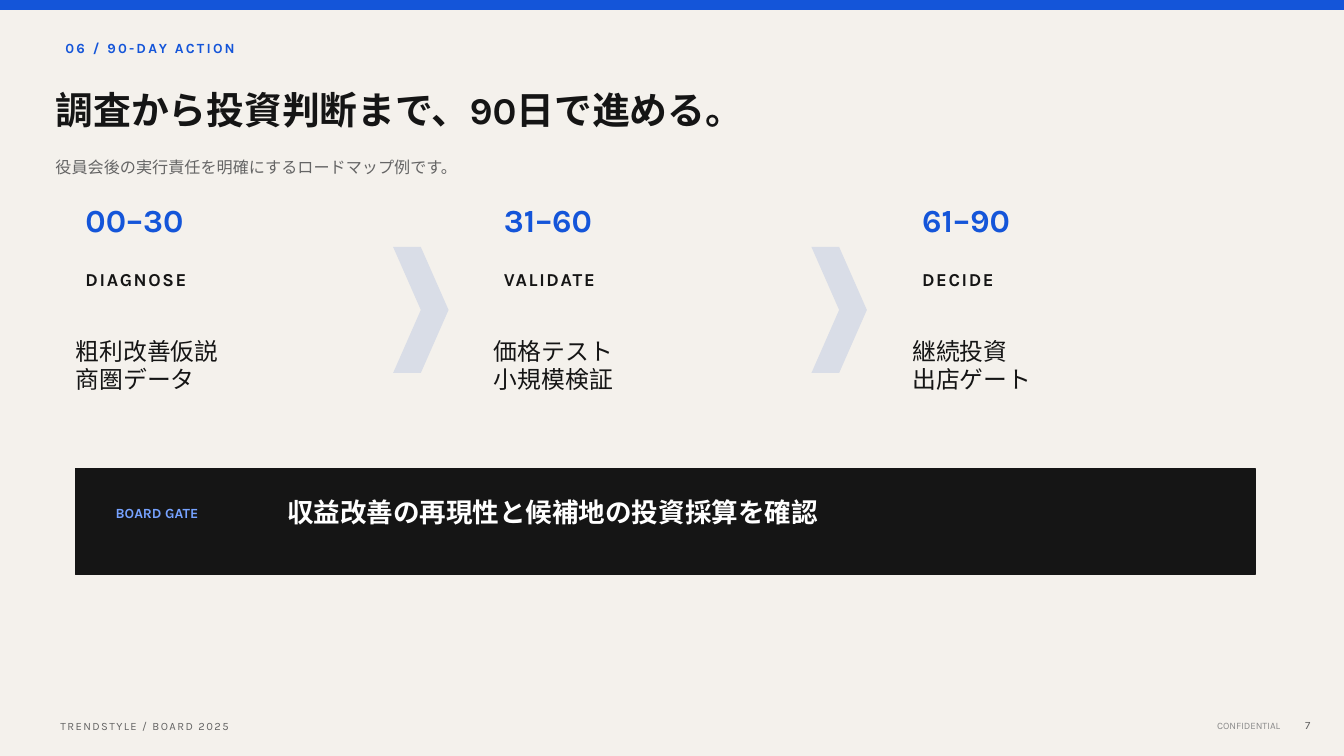
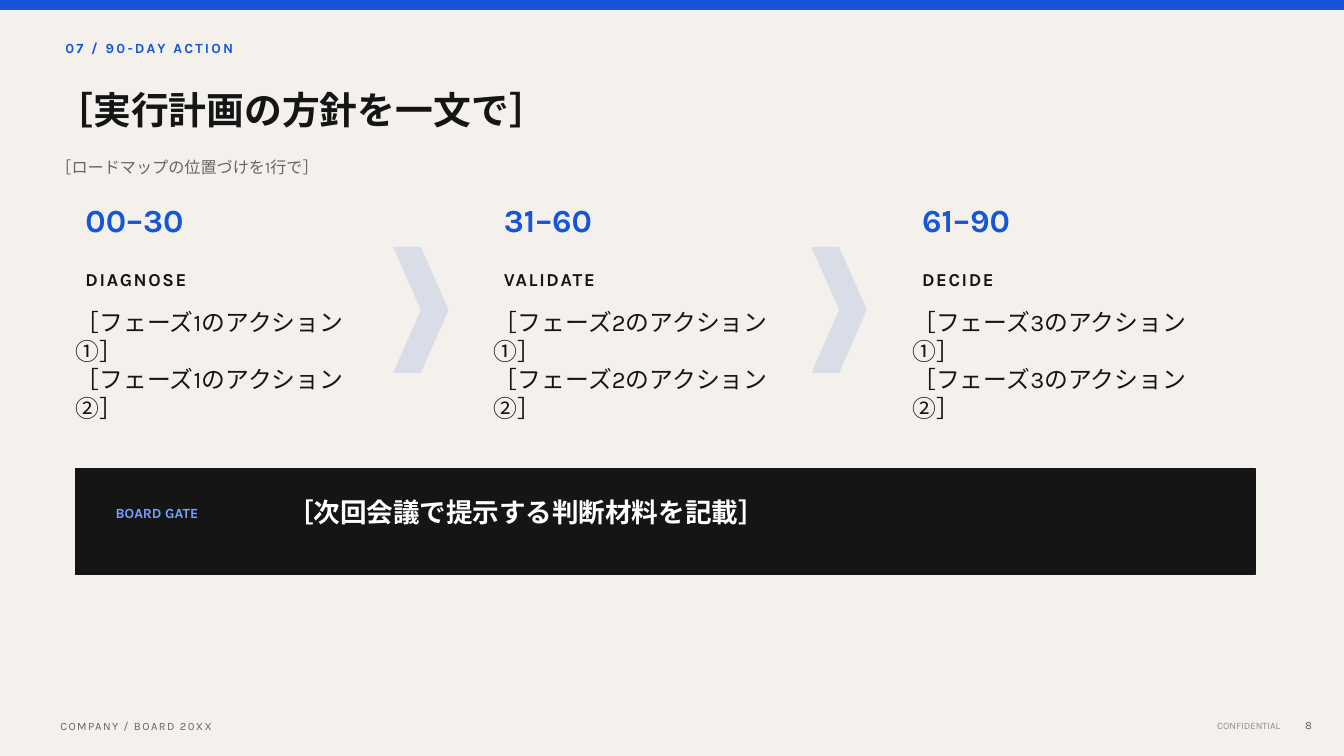
Before and after one commit to takujis/copilot-experience-lab-dev, a slide deck: slide 8 of contents/assets/CXO-12/TrendStyleJapan_2025年度_役員会資料テンプレート.pptx (slide 7 before the commit). Drawn at 1344x756 pixels with LibreOffice and Linux fonts; fonts in the diff are those of the drawing. Boxes give left, top, right and bottom in pixels: in the first picture for what was removed or moved away, otherwise in the second. Text is boxed around its words. In the diff, an @@ line names an element or a change of style, - is before the commit and + after.

```diff
--- a/contents/assets/CXO-12/TrendStyleJapan_2025年度_役員会資料テンプレート.pptx
+++ b/contents/assets/CXO-12/TrendStyleJapan_2025年度_役員会資料テンプレート.pptx
@@ text at box(65, 43, 233, 53): text changed @@
-06 / 90-DAY ACTION
+07 / 90-DAY ACTION
@@ text at box(55, 91, 546, 128): text changed @@
-調査から投資判断まで、90日で進める。
+［実行計画の方針を一文で］
@@ text at box(55, 159, 318, 175): text changed @@
-役員会後の実行責任を明確にするロードマップ例です。
+［ロードマップの位置づけを1行で］
@@ text at box(76, 311, 344, 390): text changed @@
-粗利改善仮説
-商圏データ
+［フェーズ1のアクション①］
+［フェーズ1のアクション②］
@@ text at box(494, 311, 768, 390): text changed @@
-価格テスト
-小規模検証
+［フェーズ2のアクション①］
+［フェーズ2のアクション②］
@@ text at box(912, 311, 1186, 390): text changed @@
-継続投資
-出店ゲート
+［フェーズ3のアクション①］
+［フェーズ3のアクション②］
@@ text at box(287, 499, 765, 525): text changed @@
-収益改善の再現性と候補地の投資採算を確認
+［次回会議で提示する判断材料を記載］
@@ text at box(60, 723, 228, 730): text changed @@
-TRENDSTYLE / BOARD 2025
+COMPANY / BOARD 20XX
@@ page number at box(1305, 722, 1312, 729): text changed @@
-7
+8
```
Also in this commit, not shown: 5 other slides changed, 3 slides added, 2 slides removed.
